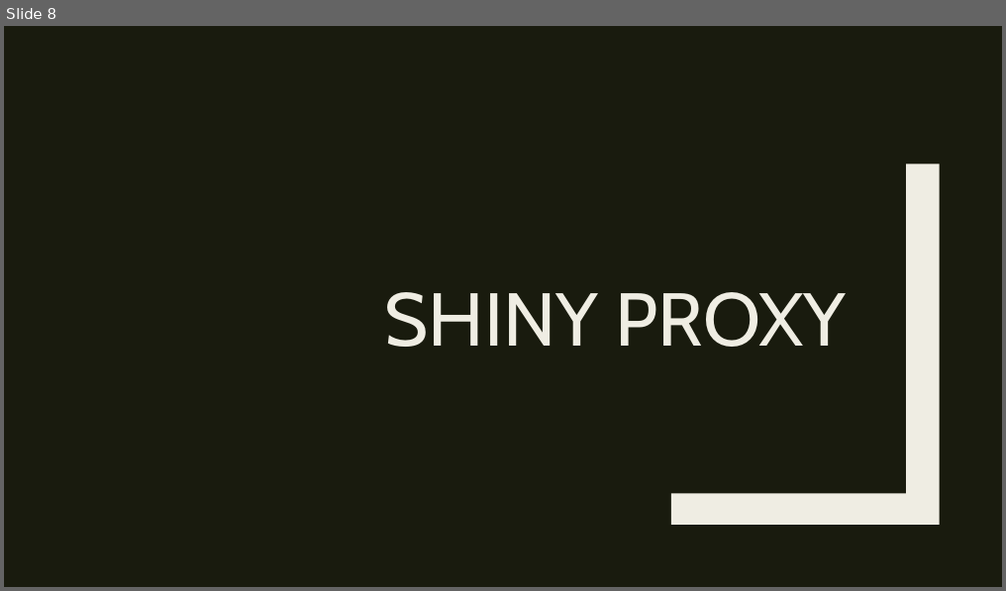
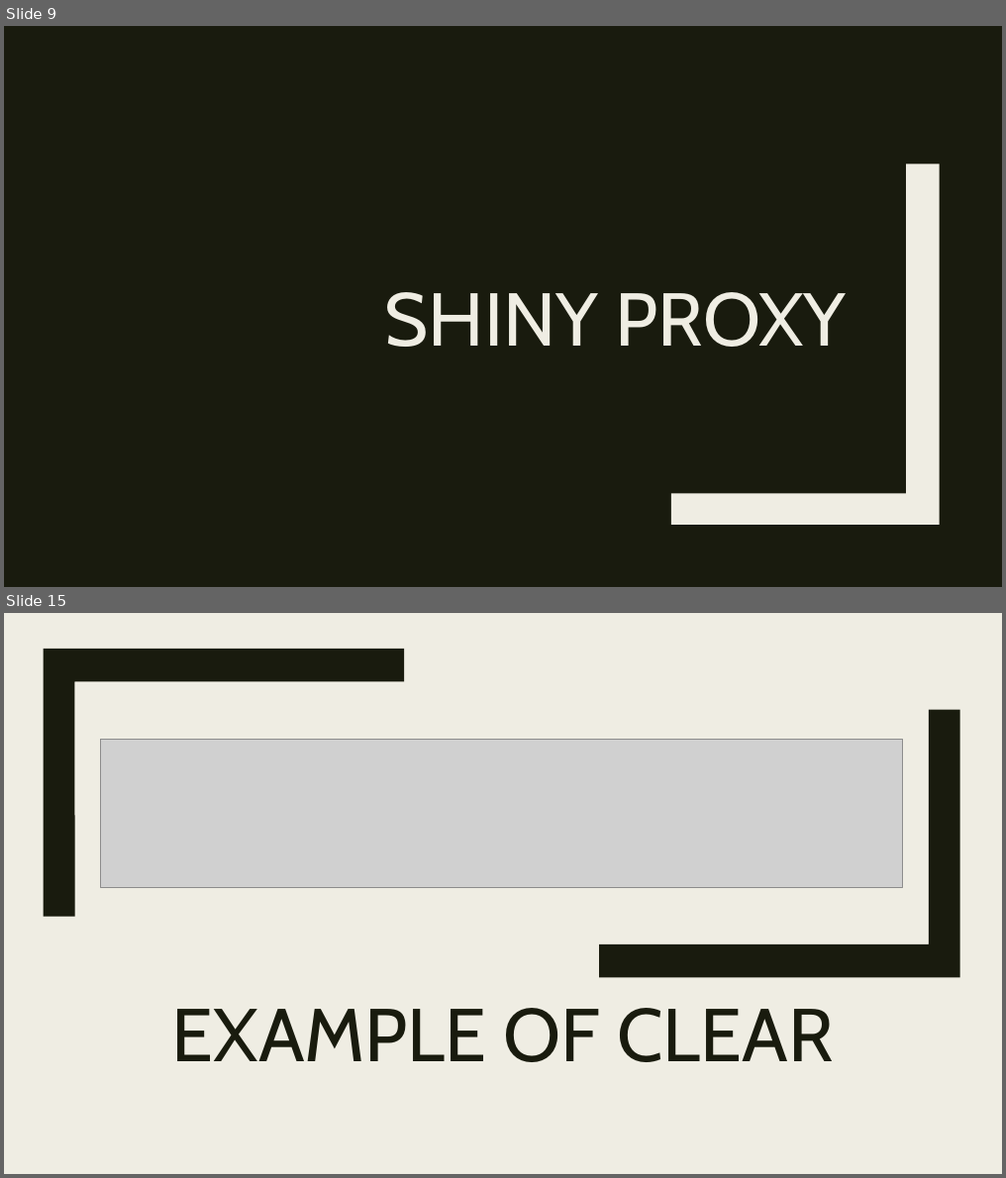
Before and after one commit to RforOperations2018/Class_10-Leaflet-Shiny, a slide deck: Class 10.pptx. Shown one above the other, each under a label of ours: slide 8 before the commit, slides 9 and 15 after it; the slides between them are not shown. The pictures are 1006x591 and 1006x1178 pixels, drawn with LibreOffice and Linux fonts; fonts in the diff are those of the drawing; grey boxes stand for pictures. Boxes give left, top, right and bottom in pixels: in the first picture for what was removed or moved away, otherwise in the second. Text is boxed around its words. In the diff, an @@ line names an element or a change of style, - is before the commit and + after.

```diff
--- a/Class 10.pptx
+++ b/Class 10.pptx
@@ slide 15 added at (4, 613, 1002, 1174), background #EFEDE3 @@
@@ rectangle added at (4, 613, 1002, 1174), fill #EFEDE3 @@
@@ rectangle added at (43, 613, 61, 1174), fill #191B0E @@
@@ freeform shape added at (43, 649, 404, 916), fill #191B0E @@
@@ freeform shape added at (599, 710, 960, 977), fill #191B0E @@
@@ picture added at (101, 739, 902, 887) @@
@@ title added at (172, 1008, 833, 1062), 72 pt, text #191B0E @@
+EXAMPLE OF CLEAR
@@ what was slide 8 is now slide 9 @@
```
Also in this commit, not shown: 3 slides changed, 7 other slides added, 4 slides removed, 1 other file.
